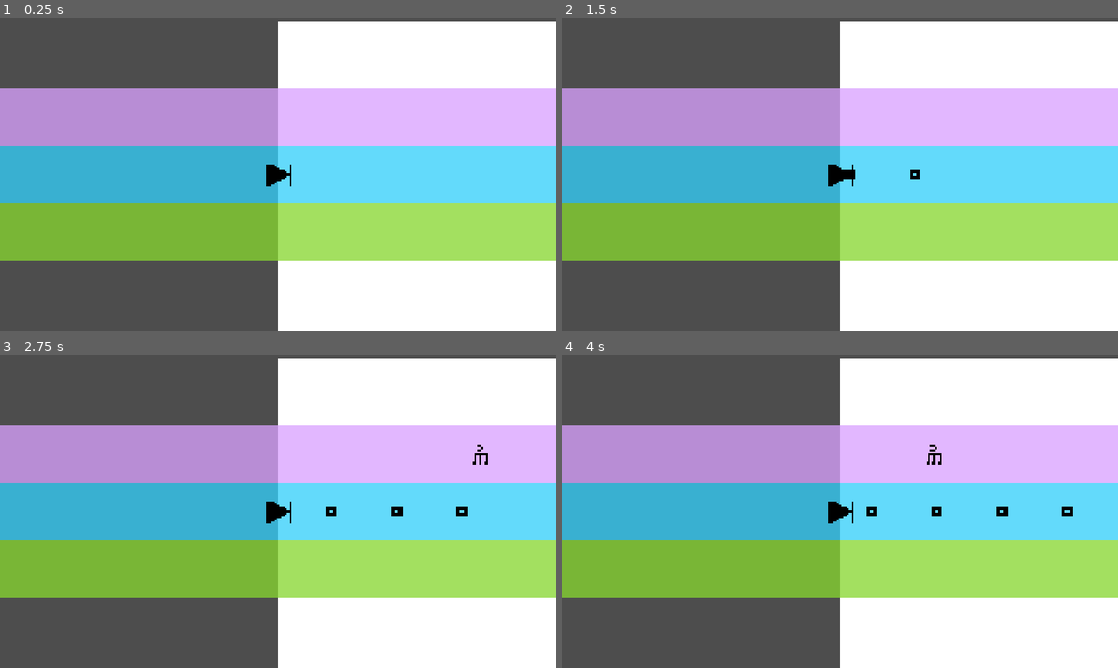
Above: before the commit, frames 1-4 (two rows, left to right).
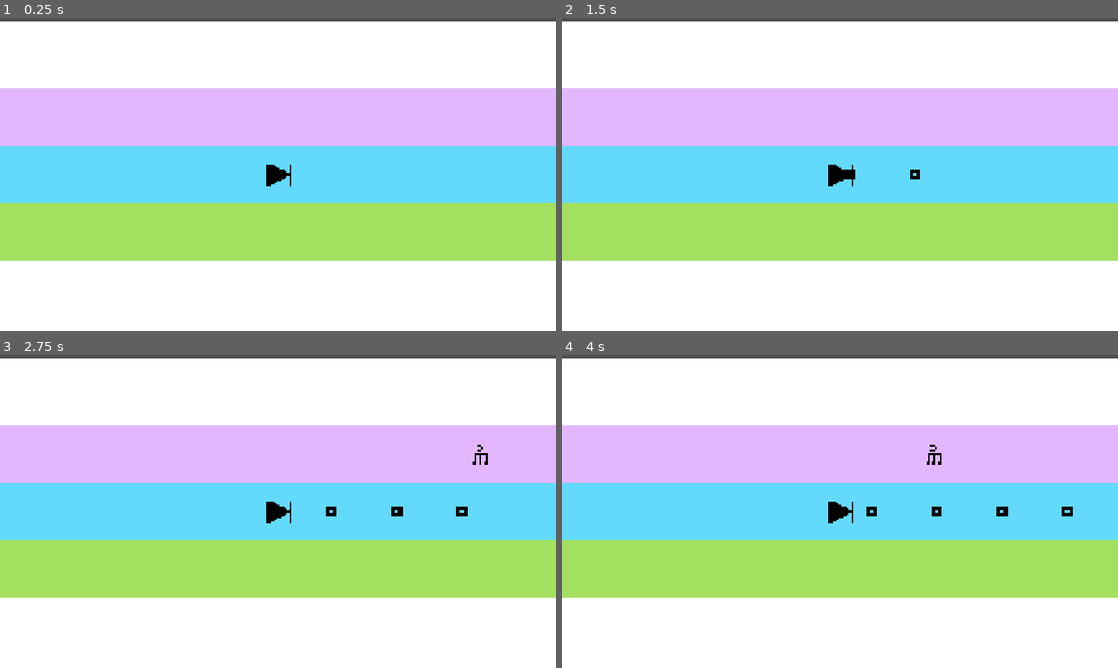
Above: after the commit, the same moments.

Repository: chorwat2137/haven-2026
Game: Godot game, scene res://scenes/main.tscn
Two runs of this game, one before a commit and one after it. Both use one fixed random seed, a clock stepped at 60 frames per second and the inputs below. This scene is started directly instead of the project's main scene.
Inputs:
- Up to frame 1 (0.25 s): no input
- Up to frame 2 (1.5 s): tap Enter (ui_accept) at 0.5, 0.77 s; hold Right (ui_right) from 0.53 s (still down); tap Space (shoot) at 0.6, 1.35 s
- Up to frame 3 (2.75 s): tap Enter (ui_accept) at 1.52 s; release Right (ui_right) at 2.03 s; hold Left (ui_left) from 2.03 s (still down); tap Space (shoot) at 2.1 s
- Up to frame 4 (4 s): release Left (ui_left) at 2.78 s; hold Right (ui_right) from 2.78 s (still down); tap Space (shoot) at 2.85, 3.6 s; tap Enter (ui_accept) at 3.02, 3.77 s

The runs differ from the first frame. In frame 1, 49% of the frame differs, in the area x 0-50%, y 1-100%; in frame 2, 49%; in frame 3, 49%; in frame 4, 49%.

Commit message:
Automatic sync

Diff:
--- a/scripts/main.gd
+++ b/scripts/main.gd
@@ -17,7 +17,7 @@
 # Called when the node enters the scene tree for the first time.
 func _ready() -> void:
 	screen_size = get_viewport().get_visible_rect().size
-	$Player/Spectrum.position.x = 0
+	$Player/Spectrum.position.x = 0 - screen_size.x /2
 	var center_y = screen_size.y / 2.0
 
 	lane_positions = [
